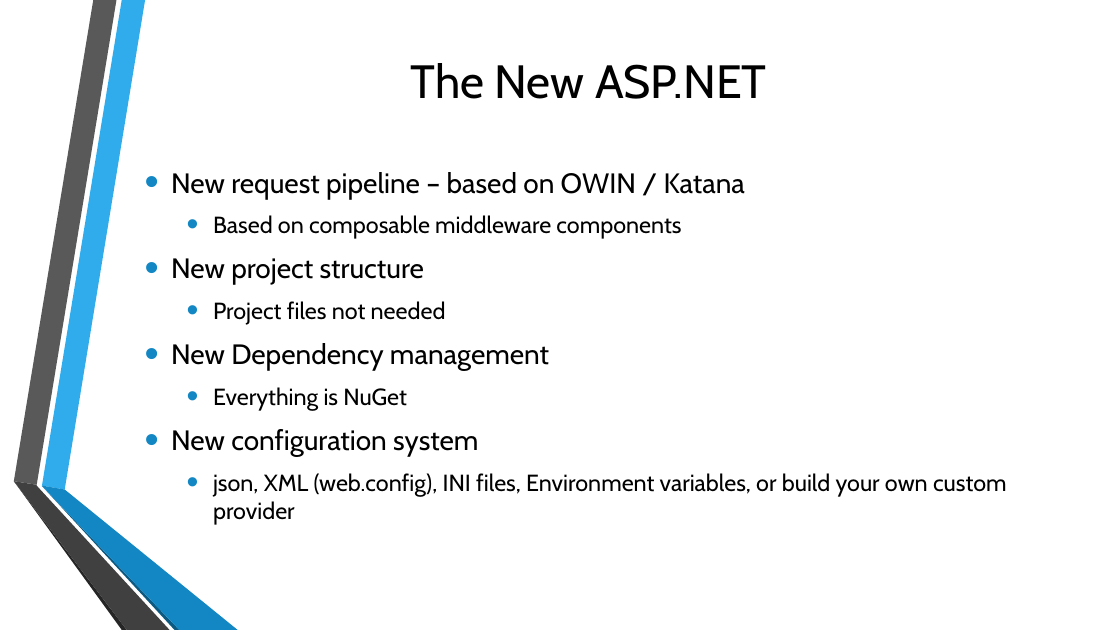
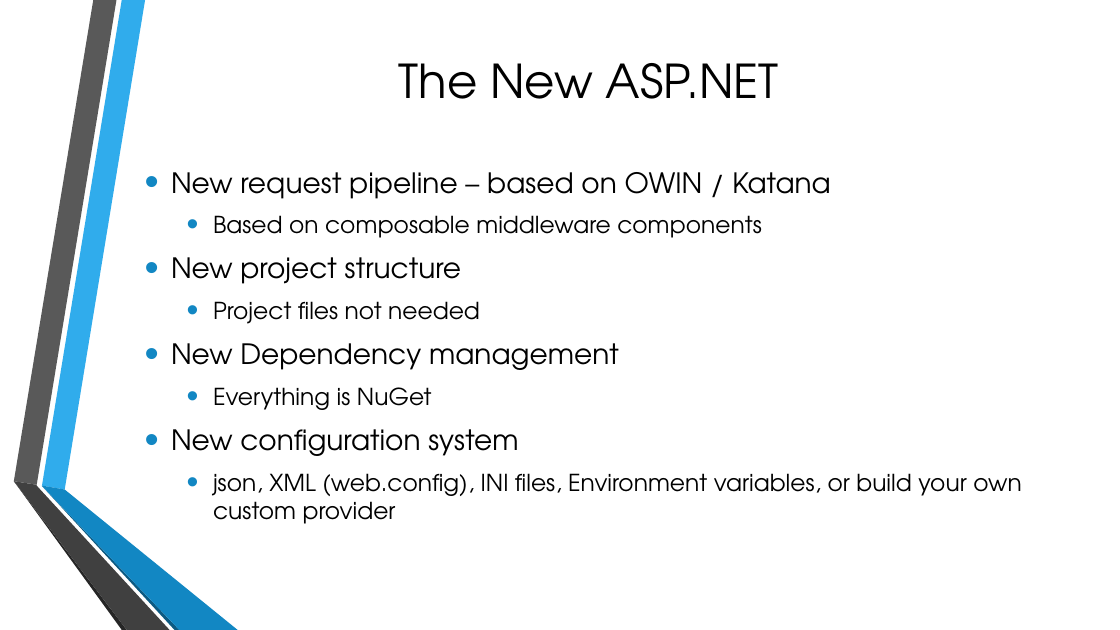
Before and after one commit to cabarney/ASP.NET-v.Next-Talk, a slide deck: slide 7 of Getting to Know ASP.pptx. Drawn at 1120x630 pixels with LibreOffice and Linux fonts; fonts in the diff are those of the drawing; background and template pictures are left out. Boxes give left, top, right and bottom in pixels: in the first picture for what was removed or moved away, otherwise in the second. Text is boxed around its words. In the diff, an @@ line names an element or a change of style, - is before the commit and + after.

```diff
--- a/Getting to Know ASP.pptx
+++ b/Getting to Know ASP.pptx
@@ title "The New ASP.NET" at (399, 63, 779, 99): font Cabin to TeX Gyre Adventor @@
@@ text "New request pipeline – based ..." at (171, 172, 1021, 524): font Cabin to TeX Gyre Adventor @@
```
Also in this commit, not shown: 10 other slides changed, 1 other file.
